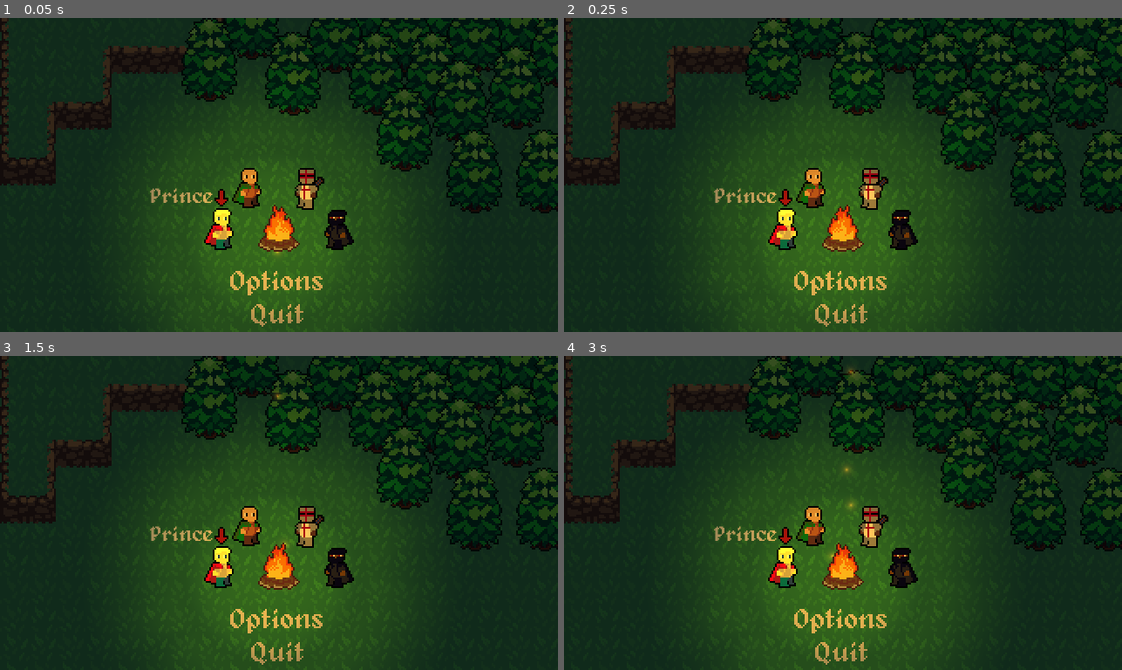
Above: before the commit, frames 1-4 (two rows, left to right).
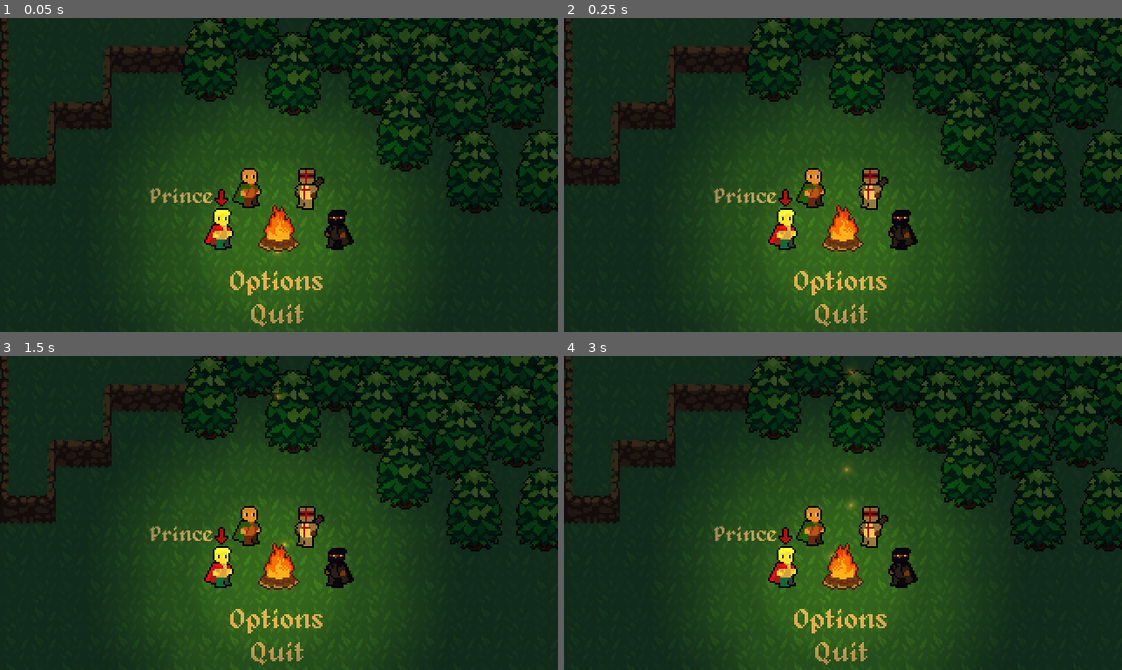
Above: after the commit, the same moments.

Repository: drock2024/swordgame
Game: Godot game, scene res://Menu.tscn
Two runs of this game, one before a commit and one after it. Both use one fixed random seed, a clock stepped at 60 frames per second and the inputs below.
Inputs:
- Up to frame 1 (0.05 s): no input
- Up to frame 2 (0.25 s): no input
- Up to frame 3 (1.5 s): click "Commoner" at 0.5 s; click "Paladin" at 1.25 s
- Up to frame 4 (3 s): click "Assassin" at 2 s; click "Prince" at 2.75 s

Frame 1 is identical in both runs. In frame 2, 0.2% of the frame differs, in the area x 47-53%, y 59-70%; in frame 3, 0.2%; in frame 4, 0.2%.

Commit message:
Updated UI, bug fixes

Diff:
--- a/Action RPG/Enemies/BatBoss/BatBoss.gd
+++ b/Action RPG/Enemies/BatBoss/BatBoss.gd
@@ -158,6 +158,8 @@
 						$LungeTimer.start(1);
 
 func _on_Stats_no_health():
+	PlayerStats.bat_summoned = false;
+	PlayerStats.bat_defeated = true;
 	queue_free();
 	var enemyDeathEffect = EnemyDeathEffect.instance();
 	PlayerStats.set_obj(PlayerStats.obj + 1)
--- a/Action RPG/Enemies/BatBoss/BatBoss.tscn
+++ b/Action RPG/Enemies/BatBoss/BatBoss.tscn
@@ -18,12 +18,12 @@
 shader_param/active = false
 
 [sub_resource type="AtlasTexture" id=2]
+atlas = ExtResource( 9 )
+region = Rect2( 0, 0, 32, 20 )
+
+[sub_resource type="AtlasTexture" id=3]
 atlas = ExtResource( 11 )
 region = Rect2( 0, 0, 48, 48 )
-
-[sub_resource type="AtlasTexture" id=3]
-atlas = ExtResource( 9 )
-region = Rect2( 0, 0, 32, 20 )
 
 [sub_resource type="AtlasTexture" id=4]
 atlas = ExtResource( 10 )
@@ -49,12 +49,12 @@
 animations = [ {
 "frames": [ SubResource( 2 ) ],
 "loop": true,
-"name": "Dive",
+"name": "FlyOver",
 "speed": 5.0
 }, {
 "frames": [ SubResource( 3 ) ],
 "loop": true,
-"name": "FlyOver",
+"name": "Dive",
 "speed": 5.0
 }, {
 "frames": [ SubResource( 4 ), SubResource( 5 ), SubResource( 6 ), SubResource( 7 ), SubResource( 8 ) ],
@@ -118,7 +118,7 @@
 scale = Vector2( 1.5, 1.5 )
 frames = SubResource( 9 )
 animation = "Idle"
-frame = 4
+frame = 3
 playing = true
 offset = Vector2( 0, -12 )
 flip_h = true
--- a/Action RPG/Enemies/BatBoss/Pedestal.gd
+++ b/Action RPG/Enemies/BatBoss/Pedestal.gd
@@ -6,6 +6,8 @@
 
 # Called when the node enters the scene tree for the first time.
 func _ready():
+	if PlayerStats.bat_defeated == true:
+		queue_free();
 	$Label.hide();
 	var font = DynamicFont.new();
 	font.font_data = load ("res://UI/alagard.ttf");
--- a/Action RPG/Menu.tscn
+++ b/Action RPG/Menu.tscn
@@ -336,7 +336,7 @@
 [node name="Campfire" type="AnimatedSprite" parent="Light2D"]
 position = Vector2( 0, -8 )
 frames = SubResource( 15 )
-frame = 4
+frame = 3
 playing = true
 [connection signal="pressed" from="VBoxContainer/OptionsButton" to="." method="_on_OptionsButton_pressed"]
 [connection signal="pressed" from="VBoxContainer/QuitButton" to="." method="_on_QuitButton_pressed"]
--- a/Action RPG/Player/Player.gd
+++ b/Action RPG/Player/Player.gd
@@ -218,20 +218,17 @@
 func _on_DurationTimer_timeout():
 	if CLASS == "ROGUE":
 		$Sprite.modulate.a = 1;
-		abilityTimer.stop();
-		cooldownTimer.start(10);
+		end_ability(10);
 		set_collision_layer_bit(1, true);
 	elif CLASS == "PRINCE":
 		$Sprite.texture = load("res://Player/SpriteSheets/Prince.png");
-		abilityTimer.stop();
-		cooldownTimer.start(15);
+		end_ability(15);
 		hitBoxShape.set_scale(Vector2(1, 1));
 		hitBoxShape.rotation_degrees = 0;
 		swordHitbox.position = og_pos;
 	elif CLASS == "PALADIN":
 		$Particles2D.emitting = false;
-		abilityTimer.stop();
-		cooldownTimer.start(12);
+		end_ability(12);
 		#hurtBox.invincible = false;
 		defenseLight = false;
 		$GlowSound.playing = false;
@@ -239,7 +236,7 @@
 func _on_CooldownTimer_timeout():
 	cooldownTimer.stop();
 	cooldown = true;
-
+	$AbilityUI.blink();
 
 func _on_FlashTimer_timeout():
 	$FlashTimer.stop();
@@ -260,3 +257,8 @@
 func _on_HealTimer_timeout():
 	healable = true;
 	$HealTimer.stop();
+
+func end_ability(time):
+	abilityTimer.stop();
+	cooldownTimer.start(time);
+	$AbilityUI.show();
--- a/Action RPG/Player/Player.tscn
+++ b/Action RPG/Player/Player.tscn
@@ -13,6 +13,7 @@
 [ext_resource path="res://Effects/light.png" type="Texture" id=11]
 [ext_resource path="res://Effects/Particles/random_selection.png" type="Texture" id=12]
 [ext_resource path="res://Music and Sounds/Glow.wav" type="AudioStream" id=13]
+[ext_resource path="res://UI/AbilityUI.tscn" type="PackedScene" id=14]
 
 [sub_resource type="ShaderMaterial" id=1]
 shader = ExtResource( 9 )
@@ -920,6 +921,16 @@
 bus = "Effects"
 
 [node name="HealTimer" type="Timer" parent="."]
+
+[node name="AbilityUI" parent="." instance=ExtResource( 14 )]
+visible = false
+margin_left = 8.0
+margin_top = -32.0
+margin_right = 24.0
+margin_bottom = -16.0
+
+[node name="AnimatedSprite" parent="AbilityUI" index="0"]
+position = Vector2( 4, 11 )
 [connection signal="area_entered" from="Hurtbox" to="." method="_on_Hurtbox_area_entered"]
 [connection signal="invincibility_ended" from="Hurtbox" to="." method="_on_Hurtbox_invincibility_ended"]
 [connection signal="invincibility_started" from="Hurtbox" to="." method="_on_Hurtbox_invincibility_started"]
@@ -931,3 +942,5 @@
 [editable path="HitboxPivot/SwordHitbox"]
 
 [editable path="Hurtbox"]
+
+[editable path="AbilityUI"]
--- a/Action RPG/Stats.gd
+++ b/Action RPG/Stats.gd
@@ -13,6 +13,7 @@
 var mimic_defeated = false setget set_mimic;
 var money = 0;
 var bat_summoned = false;
+var bat_defeated = false;
 
 signal no_health
 signal health_changed(value)
--- /dev/null
+++ b/Action RPG/UI/AbilityUI.gd
@@ -0,0 +1,22 @@
+extends Control
+
+
+# Declare member variables here. Examples:
+# var a = 2
+# var b = "text"
+
+
+# Called when the node enters the scene tree for the first time.
+func _ready():
+	$AnimatedSprite.play("normal");
+
+func blink():
+	$AnimatedSprite.play("blink");
+	$Timer.start(2);
+# Called every frame. 'delta' is the elapsed time since the previous frame.
+#func _process(delta):
+#	pass
+
+
+func _on_Timer_timeout():
+	hide();
--- /dev/null
+++ b/Action RPG/UI/AbilityUI.tscn
@@ -0,0 +1,43 @@
+[gd_scene load_steps=7 format=2]
+
+[ext_resource path="res://UI/AbilityUI.png" type="Texture" id=1]
+[ext_resource path="res://UI/AbilityUI.gd" type="Script" id=2]
+[ext_resource path="res://UI/AbilityUIred.png" type="Texture" id=3]
+
+[sub_resource type="AtlasTexture" id=4]
+atlas = ExtResource( 3 )
+region = Rect2( 0, 0, 16, 16 )
+
+[sub_resource type="AtlasTexture" id=2]
+atlas = ExtResource( 1 )
+region = Rect2( 0, 0, 16, 16 )
+
+[sub_resource type="SpriteFrames" id=3]
+animations = [ {
+"frames": [ SubResource( 4 ) ],
+"loop": true,
+"name": "normal",
+"speed": 5.0
+}, {
+"frames": [ null, SubResource( 2 ), null, SubResource( 2 ), null, SubResource( 2 ), null, SubResource( 2 ), SubResource( 2 ), SubResource( 2 ), SubResource( 2 ), SubResource( 2 ) ],
+"loop": true,
+"name": "blink",
+"speed": 5.0
+} ]
+
+[node name="AbilityUI" type="Control"]
+margin_right = 16.0
+margin_bottom = 16.0
+script = ExtResource( 2 )
+__meta__ = {
+"_edit_use_anchors_": false
+}
+
+[node name="AnimatedSprite" type="AnimatedSprite" parent="."]
+position = Vector2( 8, 8 )
+scale = Vector2( 0.5, 0.5 )
+frames = SubResource( 3 )
+animation = "normal"
+
+[node name="Timer" type="Timer" parent="."]
+[connection signal="timeout" from="Timer" to="." method="_on_Timer_timeout"]
--- a/Action RPG/World/TestRoom2.tscn
+++ b/Action RPG/World/TestRoom2.tscn
@@ -14,6 +14,7 @@
 [ext_resource path="res://Enemies/Acorn/TriggerAcorn.tscn" type="PackedScene" id=12]
 [ext_resource path="res://UI/ObjectiveUI.tscn" type="PackedScene" id=13]
 [ext_resource path="res://UI/DaggerUI.tscn" type="PackedScene" id=14]
+[ext_resource path="res://UI/AbilityUI.tscn" type="PackedScene" id=15]
 
 [node name="TestRoom2" type="Node2D"]
 
@@ -123,6 +124,12 @@
 margin_right = 352.0
 margin_bottom = 19.0
 
+[node name="Control" parent="CanvasLayer" instance=ExtResource( 15 )]
+margin_left = 271.0
+margin_top = 20.0
+margin_right = 287.0
+margin_bottom = 36.0
+
 [node name="DoorPoint" parent="." instance=ExtResource( 7 )]
 position = Vector2( -32, 80 )
 
--- a/Action RPG/project.godot
+++ b/Action RPG/project.godot
@@ -37,56 +37,65 @@
 ui_left={
 "deadzone": 0.5,
 "events": [ Object(InputEventKey,"resource_local_to_scene":false,"resource_name":"","device":0,"alt":false,"shift":false,"control":false,"meta":false,"command":false,"pressed":false,"scancode":16777231,"unicode":0,"echo":false,"script":null)
-, Object(InputEventJoypadButton,"resource_local_to_scene":false,"resource_name":"","device":0,"button_index":14,"pressure":0.0,"pressed":false,"script":null)
 , Object(InputEventKey,"resource_local_to_scene":false,"resource_name":"","device":0,"alt":false,"shift":false,"control":false,"meta":false,"command":false,"pressed":false,"scancode":65,"unicode":0,"echo":false,"script":null)
+, Object(InputEventJoypadMotion,"resource_local_to_scene":false,"resource_name":"","device":0,"axis":0,"axis_value":-1.0,"script":null)
  ]
 }
 ui_right={
 "deadzone": 0.5,
 "events": [ Object(InputEventKey,"resource_local_to_scene":false,"resource_name":"","device":0,"alt":false,"shift":false,"control":false,"meta":false,"command":false,"pressed":false,"scancode":16777233,"unicode":0,"echo":false,"script":null)
-, Object(InputEventJoypadButton,"resource_local_to_scene":false,"resource_name":"","device":0,"button_index":15,"pressure":0.0,"pressed":false,"script":null)
 , Object(InputEventKey,"resource_local_to_scene":false,"resource_name":"","device":0,"alt":false,"shift":false,"control":false,"meta":false,"command":false,"pressed":false,"scancode":68,"unicode":0,"echo":false,"script":null)
+, Object(InputEventJoypadMotion,"resource_local_to_scene":false,"resource_name":"","device":0,"axis":0,"axis_value":1.0,"script":null)
  ]
 }
 ui_up={
 "deadzone": 0.5,
 "events": [ Object(InputEventKey,"resource_local_to_scene":false,"resource_name":"","device":0,"alt":false,"shift":false,"control":false,"meta":false,"command":false,"pressed":false,"scancode":16777232,"unicode":0,"echo":false,"script":null)
+, Object(InputEventKey,"resource_local_to_scene":false,"resource_name":"","device":0,"alt":false,"shift":false,"control":false,"meta":false,"command":false,"pressed":false,"scancode":87,"unicode":0,"echo":false,"script":null)
+, Object(InputEventJoypadMotion,"resource_local_to_scene":false,"resource_name":"","device":0,"axis":1,"axis_value":-1.0,"script":null)
 , Object(InputEventJoypadButton,"resource_local_to_scene":false,"resource_name":"","device":0,"button_index":12,"pressure":0.0,"pressed":false,"script":null)
-, Object(InputEventKey,"resource_local_to_scene":false,"resource_name":"","device":0,"alt":false,"shift":false,"control":false,"meta":false,"command":false,"pressed":false,"scancode":87,"unicode":0,"echo":false,"script":null)
  ]
 }
 ui_down={
 "deadzone": 0.5,
 "events": [ Object(InputEventKey,"resource_local_to_scene":false,"resource_name":"","device":0,"alt":false,"shift":false,"control":false,"meta":false,"command":false,"pressed":false,"scancode":16777234,"unicode":0,"echo":false,"script":null)
+, Object(InputEventKey,"resource_local_to_scene":false,"resource_name":"","device":0,"alt":false,"shift":false,"control":false,"meta":false,"command":false,"pressed":false,"scancode":83,"unicode":0,"echo":false,"script":null)
+, Object(InputEventJoypadMotion,"resource_local_to_scene":false,"resource_name":"","device":0,"axis":1,"axis_value":1.0,"script":null)
 , Object(InputEventJoypadButton,"resource_local_to_scene":false,"resource_name":"","device":0,"button_index":13,"pressure":0.0,"pressed":false,"script":null)
-, Object(InputEventKey,"resource_local_to_scene":false,"resource_name":"","device":0,"alt":false,"shift":false,"control":false,"meta":false,"command":false,"pressed":false,"scancode":83,"unicode":0,"echo":false,"script":null)
  ]
 }
 roll={
 "deadzone": 0.5,
 "events": [ Object(InputEventKey,"resource_local_to_scene":false,"resource_name":"","device":0,"alt":false,"shift":false,"control":false,"meta":false,"command":false,"pressed":false,"scancode":16777238,"unicode":0,"echo":false,"script":null)
 , Object(InputEventMouseButton,"resource_local_to_scene":false,"resource_name":"","device":0,"alt":false,"shift":false, …(202 unchanged characters)…
+, Object(InputEventJoypadButton,"resource_local_to_scene":false,"resource_name":"","device":0,"button_index":2,"pressure":0.0,"pressed":false,"script":null)
+, Object(InputEventJoypadButton,"resource_local_to_scene":false,"resource_name":"","device":0,"button_index":6,"pressure":0.0,"pressed":false,"script":null)
  ]
 }
 attack={
 "deadzone": 0.5,
 "events": [ Object(InputEventKey,"resource_local_to_scene":false,"resource_name":"","device":0,"alt":false,"shift":false,"control":false,"meta":false,"command":false,"pressed":false,"scancode":32,"unicode":0,"echo":false,"script":null)
 , Object(InputEventMouseButton,"resource_local_to_scene":false,"resource_name":"","device":0,"alt":false,"shift":false, …(202 unchanged characters)…
+, Object(InputEventJoypadButton,"resource_local_to_scene":false,"resource_name":"","device":0,"button_index":0,"pressure":0.0,"pressed":false,"script":null)
+, Object(InputEventJoypadButton,"resource_local_to_scene":false,"resource_name":"","device":0,"button_index":7,"pressure":0.0,"pressed":false,"script":null)
  ]
 }
 pause={
 "deadzone": 0.5,
 "events": [ Object(InputEventKey,"resource_local_to_scene":false,"resource_name":"","device":0,"alt":false,"shift":false,"control":false,"meta":false,"command":false,"pressed":false,"scancode":16777217,"unicode":0,"echo":false,"script":null)
 , Object(InputEventKey,"resource_local_to_scene":false,"resource_name":"","device":0,"alt":false,"shift":false,"control":false,"meta":false,"command":false,"pressed":false,"scancode":80,"unicode":0,"echo":false,"script":null)
+, Object(InputEventJoypadButton,"resource_local_to_scene":false,"resource_name":"","device":0,"button_index":11,"pressure":0.0,"pressed":false,"script":null)
  ]
 }
 ability={
 "deadzone": 0.5,
 "events": [ Object(InputEventKey,"resource_local_to_scene":false,"resource_name":"","device":0,"alt":false,"shift":false,"control":false,"meta":false,"command":false,"pressed":false,"scancode":16777237,"unicode":0,"echo":false,"script":null)
+, Object(InputEventJoypadButton,"resource_local_to_scene":false,"resource_name":"","device":0,"button_index":5,"pressure":0.0,"pressed":false,"script":null)
  ]
 }
 heal={
 "deadzone": 0.5,
 "events": [ Object(InputEventKey,"resource_local_to_scene":false,"resource_name":"","device":0,"alt":false,"shift":false,"control":false,"meta":false,"command":false,"pressed":false,"scancode":70,"unicode":0,"echo":false,"script":null)
+, Object(InputEventJoypadButton,"resource_local_to_scene":false,"resource_name":"","device":0,"button_index":14,"pressure":0.0,"pressed":false,"script":null)
  ]
 }
Not shown: 1 places in Action RPG/Player/Player.tscn that only renumber resources
Binary file added: Action RPG/UI/AbilityUI.png
Not shown, added: Action RPG/UI/AbilityUI.png.import
Binary file added: Action RPG/UI/AbilityUIred.png
Not shown, added: Action RPG/UI/AbilityUIred.png.import
Not shown: 1 places in Action RPG/World/TestRoom2.tscn that only renumber resources
